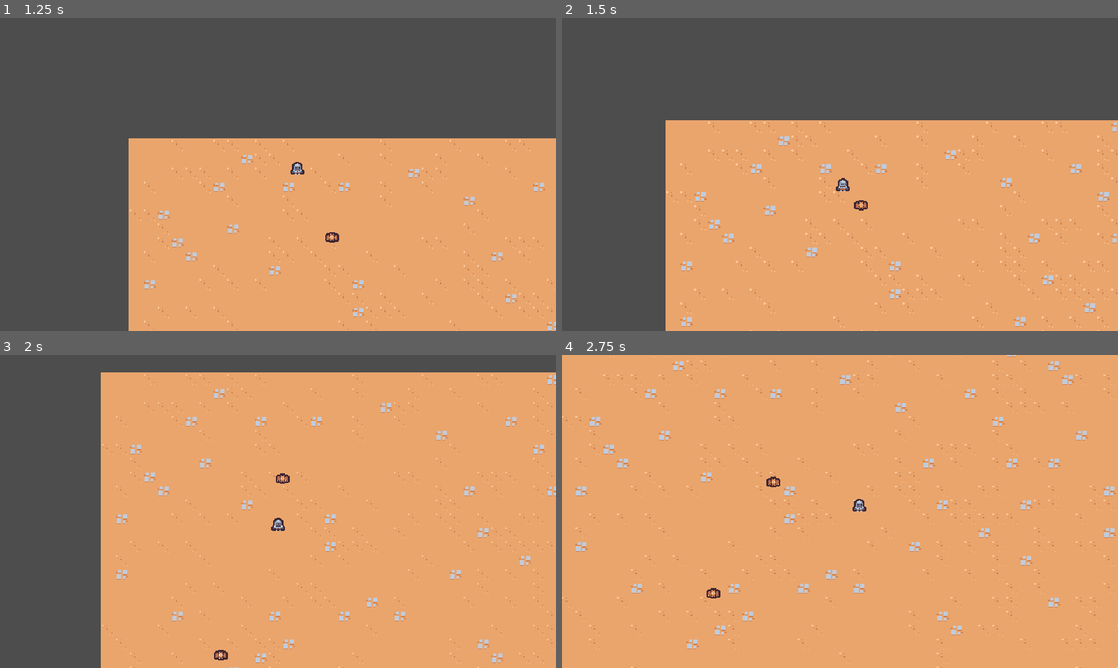
Above: before the commit, frames 1-4 (two rows, left to right).
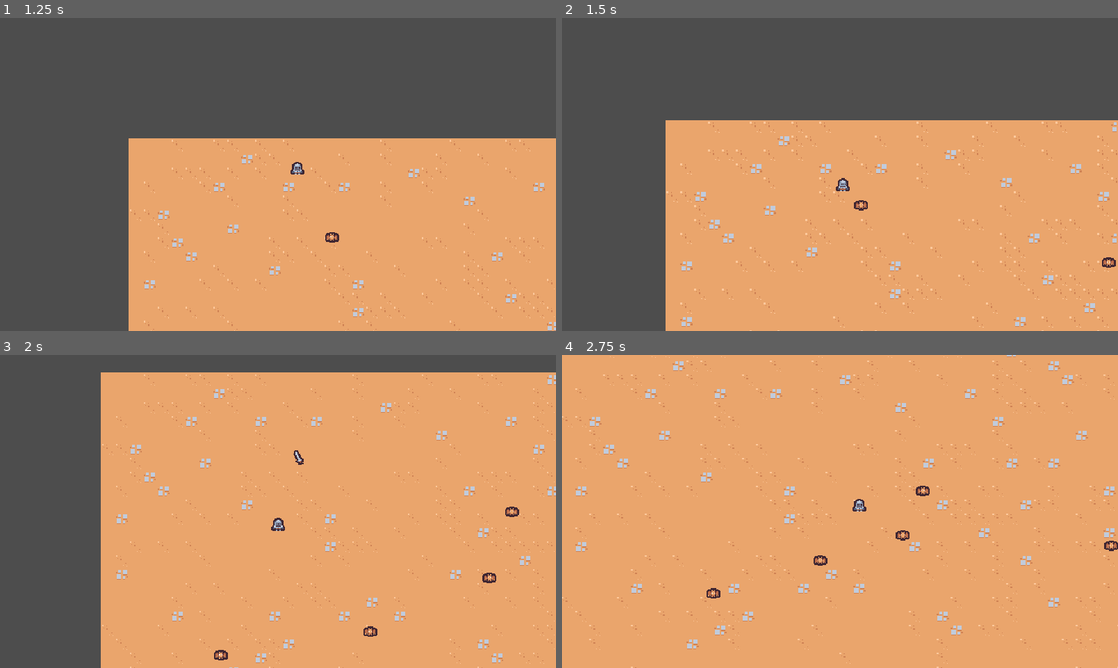
Above: after the commit, the same moments.

Repository: Osama-cs/GameDevPractise
Game: Godot game, scene res://scenes/main/main.tscn
Same seed, same stepped clock (60 frames per second), same inputs: the game is played once before the commit and once after it.
Inputs:
- Up to frame 1 (1.25 s): hold D (move_right) from 0.53 s (still down)
- Up to frame 2 (1.5 s): release D (move_right) at 1.28 s; hold S (move_down) from 1.28 s (still down)
- Up to frame 3 (2 s): keep holding S (move_down)
- Up to frame 4 (2.75 s): release S (move_down) at 2.03 s; hold D (move_right) from 2.03 s (still down)

Frame 1 is identical in both runs. In frame 2, less than 0.1% of the frame differs, in the area x 97-100%, y 76-80%; in frame 3, 0.3%; in frame 4, 0.3%, in the area x 36-100%, y 38-68%.

Commit message:
Made it so that the sword can defeat enemies.

Diff:
--- a/scenes/ability/sword_ability/sword_ability.tscn
+++ b/scenes/ability/sword_ability/sword_ability.tscn
@@ -9,39 +9,37 @@
 tracks/0/imported = false
 tracks/0/enabled = true
 tracks/0/path = NodePath("Sprite2D:rotation")
-tracks/0/interp = 2
+tracks/0/interp = 1
 tracks/0/loop_wrap = true
 tracks/0/keys = {
-"times": PackedFloat32Array(0, 0.2, 0.4, 0.75),
-"transitions": PackedFloat32Array(1, 1, 1.7, 1),
+"times": PackedFloat32Array(0),
+"transitions": PackedFloat32Array(1),
 "update": 0,
-"values": [-0.174533, 0.0, 3.14159, 0.0]
+"values": [-0.174533]
 }
 tracks/1/type = "value"
 tracks/1/imported = false
 tracks/1/enabled = true
 tracks/1/path = NodePath("Sprite2D:scale")
-tracks/1/interp = 2
+tracks/1/interp = 1
 tracks/1/loop_wrap = true
 tracks/1/keys = {
-"times": PackedFloat32Array(0, 0.1, 0.2, 0.35, 0.5, 0.75),
-"transitions": PackedFloat32Array(1, 1, 1, 1, 5.65, 1),
+"times": PackedFloat32Array(0),
+"transitions": PackedFloat32Array(1),
 "update": 0,
-"values": [Vector2(0, 0), Vector2(1.25, 1.25), Vector2(1, 1), Vector2(2, 2), Vector2(1, 1), Vector2(0, 0)]
+"values": [Vector2(0, 0)]
 }
-tracks/2/type = "method"
+tracks/2/type = "value"
 tracks/2/imported = false
 tracks/2/enabled = true
-tracks/2/path = NodePath(".")
+tracks/2/path = NodePath("Area2D/CollisionShape2D:disabled")
 tracks/2/interp = 1
 tracks/2/loop_wrap = true
 tracks/2/keys = {
-"times": PackedFloat32Array(0.35),
+"times": PackedFloat32Array(0),
 "transitions": PackedFloat32Array(1),
-"values": [{
-"args": [],
-"method": &"queue_free"
-}]
+"update": 1,
+"values": [true]
 }
 
 [sub_resource type="Animation" id="Animation_v3rjh"]
@@ -86,6 +84,18 @@
 "method": &"queue_free"
 }]
 }
+tracks/3/type = "value"
+tracks/3/imported = false
+tracks/3/enabled = true
+tracks/3/path = NodePath("Area2D/CollisionShape2D:disabled")
+tracks/3/interp = 1
+tracks/3/loop_wrap = true
+tracks/3/keys = {
+"times": PackedFloat32Array(0, 0.2, 0.4),
+"transitions": PackedFloat32Array(1, 1, 1),
+"update": 1,
+"values": [true, false, true]
+}
 
 [sub_resource type="AnimationLibrary" id="AnimationLibrary_77mu8"]
 _data = {
@@ -102,7 +112,7 @@
 libraries = {
 "": SubResource("AnimationLibrary_77mu8")
 }
-autoplay = "RESET"
+autoplay = "swing"
 
 [node name="Sprite2D" type="Sprite2D" parent="."]
 rotation = -0.174533
@@ -111,7 +121,10 @@
 offset = Vector2(0, -4)
 
 [node name="Area2D" type="Area2D" parent="."]
+collision_layer = 4
+collision_mask = 0
 
 [node name="CollisionShape2D" type="CollisionShape2D" parent="Area2D"]
 position = Vector2(15, 0)
 shape = SubResource("RectangleShape2D_qwepm")
+disabled = true
--- a/scenes/ability/sword_ability_controller/sword_ability_controller.gd
+++ b/scenes/ability/sword_ability_controller/sword_ability_controller.gd
@@ -33,3 +33,7 @@
 	var sword_instance = sword_ability.instantiate() as Node2D
 	player.get_parent().add_child(sword_instance)
 	sword_instance.global_position = enemies[0].global_position
+	sword_instance.global_position += Vector2.RIGHT.rotated(randf_range(0, TAU)) * 4
+
+	var enemy_direction = enemies[0].global_position - sword_instance.global_position
+	sword_instance.rotation = enemy_direction.angle()
--- a/scenes/basic_enemy/basic_enemy.gd
+++ b/scenes/basic_enemy/basic_enemy.gd
@@ -6,7 +6,7 @@
 
 # Called when the node enters the scene tree for the first time.
 func _ready():
-	pass # Replace with function body.
+	$Area2D.area_entered.connect(on_area_entered)
 
 
 # Called every frame. 'delta' is the elapsed time since the previous frame.
@@ -21,3 +21,7 @@
 	if player_node != null:
 		return (player_node.global_position - global_position).normalized()
 	return Vector2.ZERO
+
+
+func on_area_entered(other_area: Area2D):
+	queue_free()
--- a/scenes/main/main.tscn
+++ b/scenes/main/main.tscn
@@ -23,3 +23,18 @@
 
 [node name="BasicEnemy2" parent="." instance=ExtResource("4_1qt83")]
 position = Vector2(109, 466)
+
+[node name="BasicEnemy3" parent="." instance=ExtResource("4_1qt83")]
+position = Vector2(599, 193)
+
+[node name="BasicEnemy4" parent="." instance=ExtResource("4_1qt83")]
+position = Vector2(376, 415)
+
+[node name="BasicEnemy5" parent="." instance=ExtResource("4_1qt83")]
+position = Vector2(560, 302)
+
+[node name="BasicEnemy6" parent="." instance=ExtResource("4_1qt83")]
+position = Vector2(701, 497)
+
+[node name="BasicEnemy7" parent="." instance=ExtResource("4_1qt83")]
+position = Vector2(815, 276)
